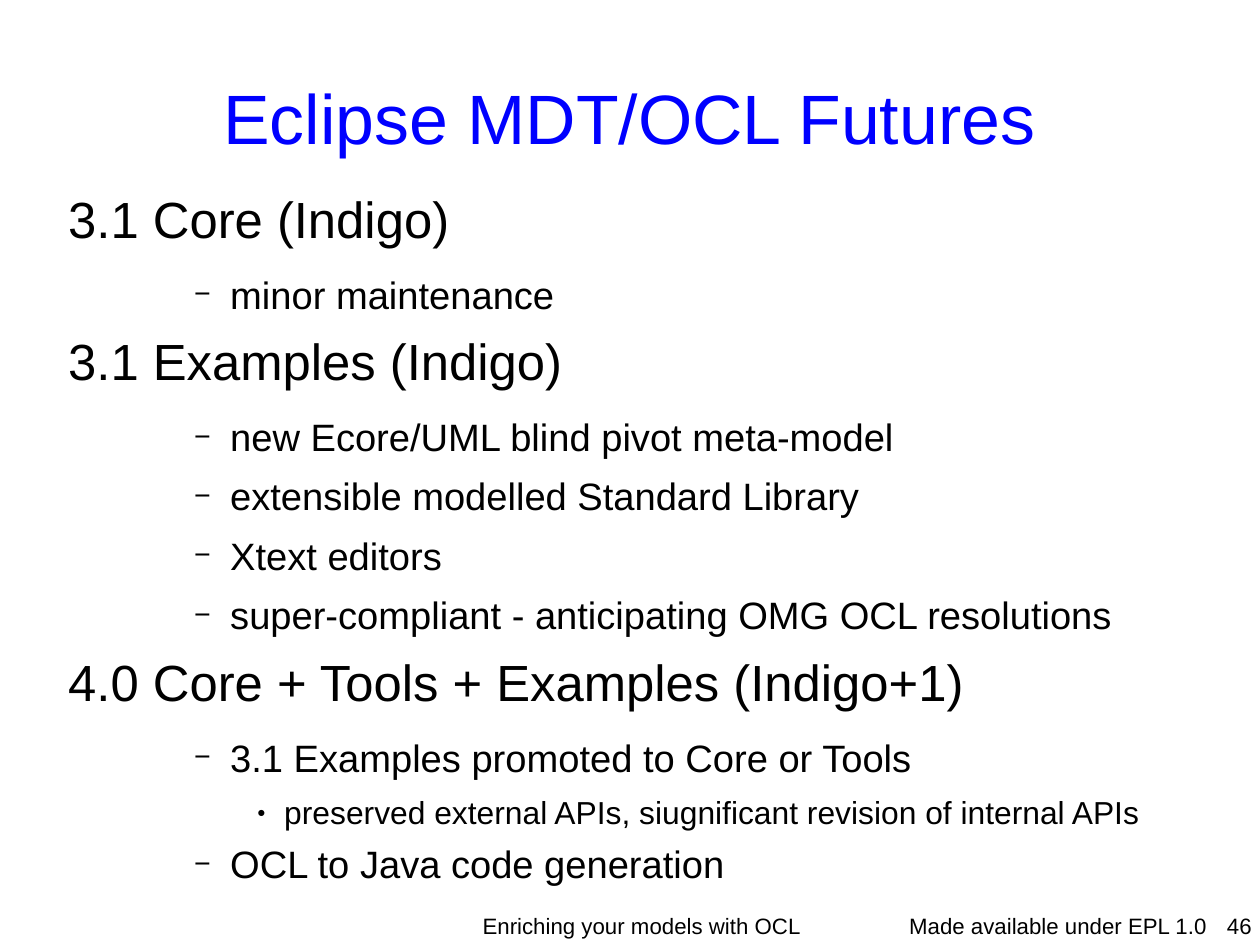
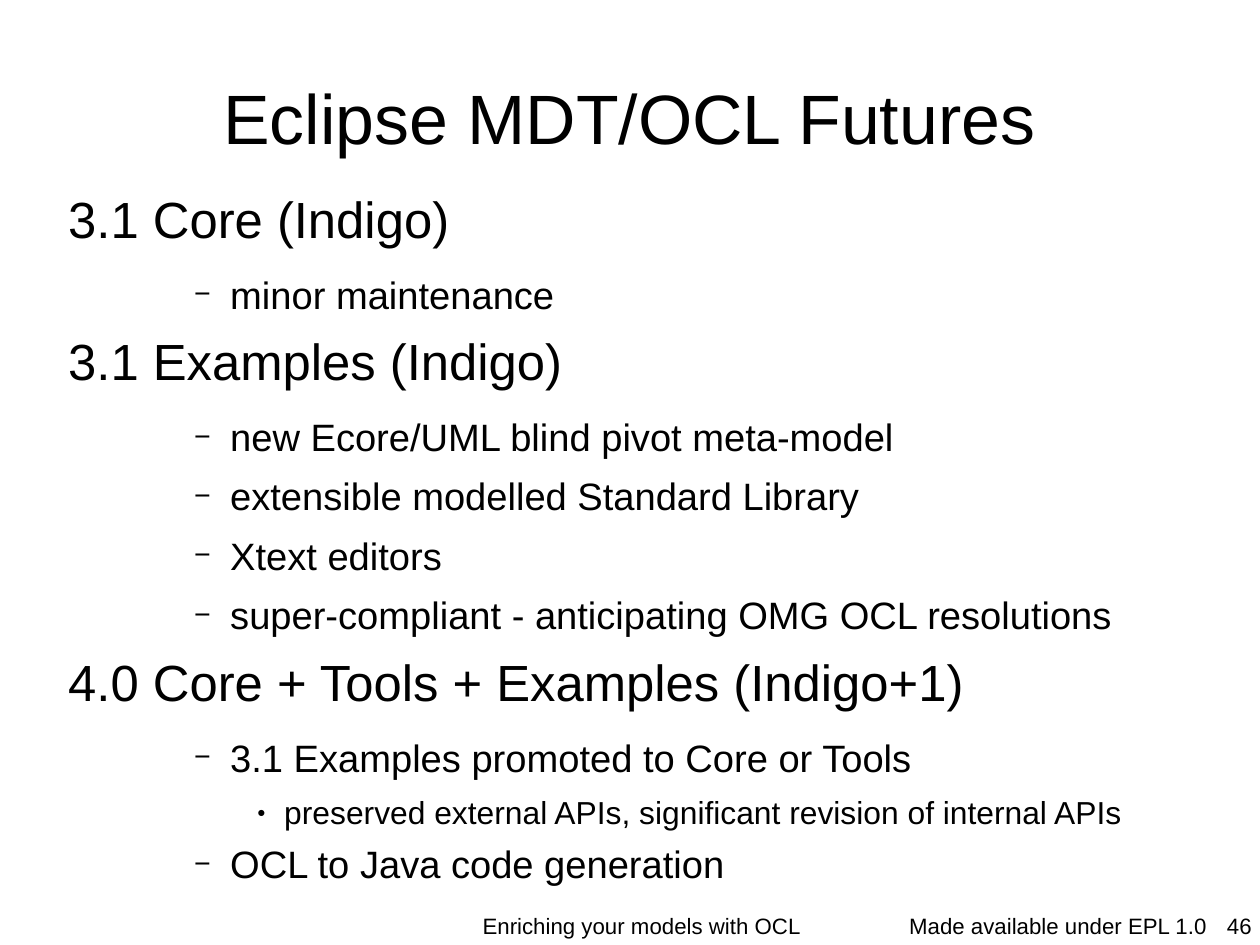
Before and after one commit to eclipse-ocl/ocl-website, a slide deck: slide 46 of ocl/docs/publications/ESE2010LongTalk/EnrichingWithOCL.odp. Drawn at 1260x945 pixels with LibreOffice and Linux fonts; fonts in the diff are those of the drawing; background and template pictures are left out. Boxes give left, top, right and bottom in pixels: in the first picture for what was removed or moved away, otherwise in the second. Text is boxed around its words. In the diff, an @@ line names an element or a change of style, - is before the commit and + after.

```diff
--- a/ocl/docs/publications/ESE2010LongTalk/EnrichingWithOCL.odp
+++ b/ocl/docs/publications/ESE2010LongTalk/EnrichingWithOCL.odp
@@ title "Eclipse MDT/OCL Futures" at [223,93,1036,157]: text colour #0000FF to #000000 @@
@@ text at [284,801,1121,830]: text changed @@
-      ● preserved external APIs, siugnificant revision of internal APIs
+      ● preserved external APIs, significant revision of internal APIs
```
Also in this commit, not shown: 15 other slides changed.
